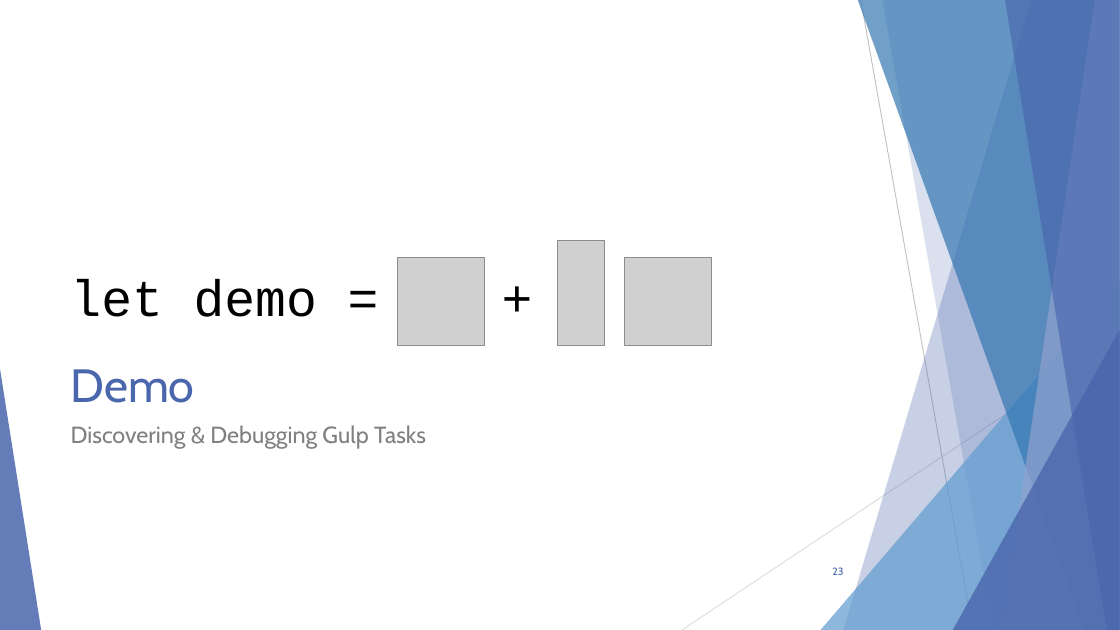
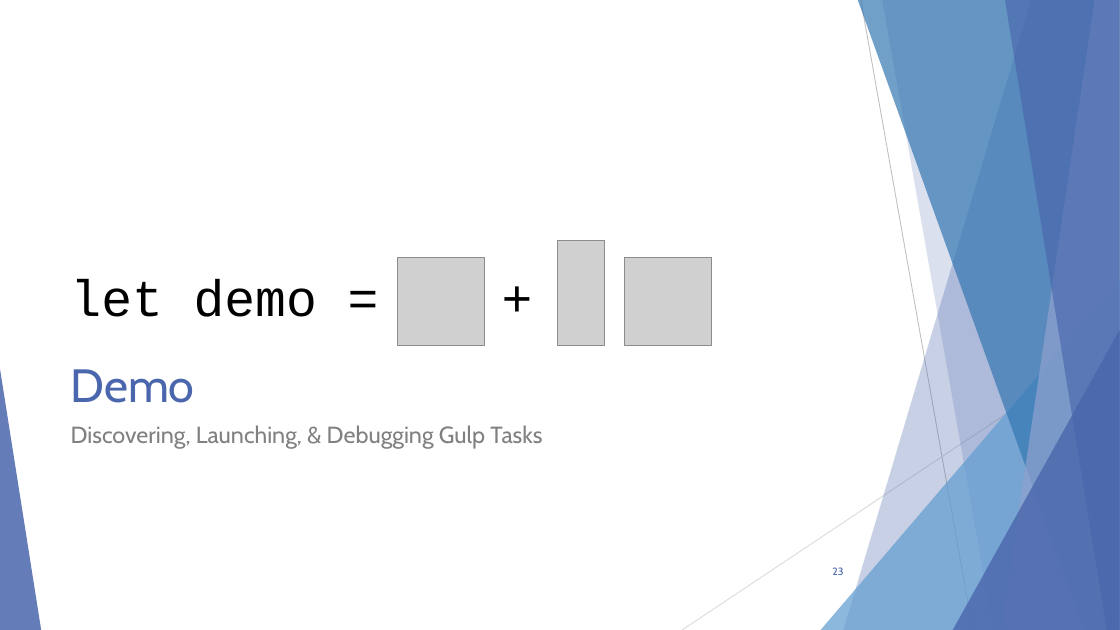
Before and after one commit to scottaddie/slide-decks, a slide deck: slide 23 of Intro to JavaScript Tooling in VS Code - MKEJS.pptx. Drawn at 1120x630 pixels with LibreOffice and Linux fonts; fonts in the diff are those of the drawing; grey boxes stand for pictures. Boxes give left, top, right and bottom in pixels: in the first picture for what was removed or moved away, otherwise in the second. Text is boxed around its words. In the diff, an @@ line names an element or a change of style, - is before the commit and + after.

```diff
--- a/Intro to JavaScript Tooling in VS Code - MKEJS.pptx
+++ b/Intro to JavaScript Tooling in VS Code - MKEJS.pptx
@@ text at [71,425,542,449]: text changed @@
-Discovering & Debugging Gulp Tasks
+Discovering, Launching, & Debugging Gulp Tasks
```
Also in this commit, not shown: 2 other slides changed.
